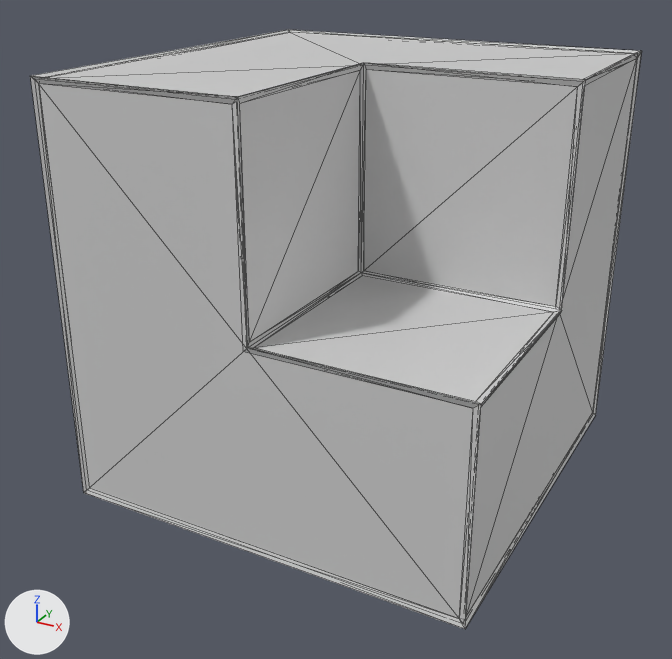
The COLLADA model res/modals/shapes/stairsCornerIn.dae as it was, and as the next commit left it.
Camera for both pictures: a camera (50 mm lens) standing at (0.989, -1.923, 0.797) and looking at (-0.026, -0.077, -0.126). The axes (+X, +Y, +Z) are drawn at lower left. The lights are the same throughout. Mesh edges are drawn as thin lines.

The first picture shows 'Shape', 'WireFrame'.
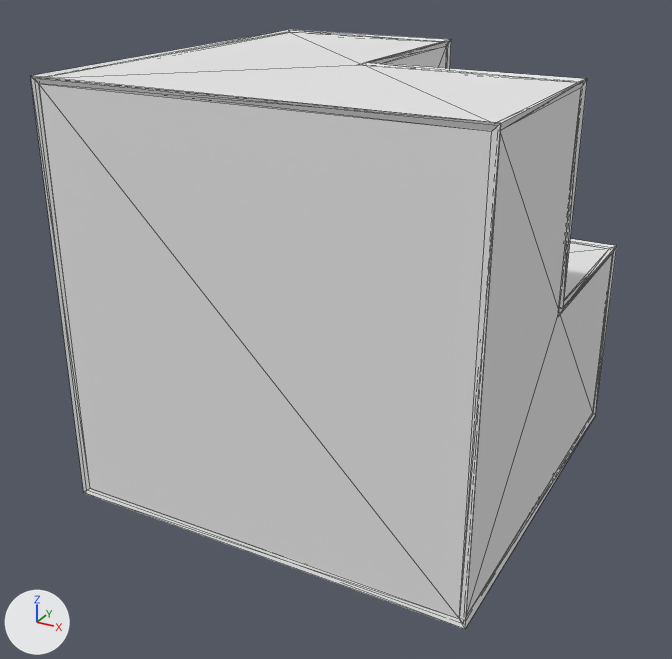
Diff of the bpy script that builds the scene:
```diff
--- a/res/modals/shapes/stairsCornerIn.dae.py
+++ b/res/modals/shapes/stairsCornerIn.dae.py
@@ mat_material @@
 mat_material = principled_material('Material')
-mat_material.base_color = (0.64, 0.64, 0.64)  # light grey #d1d1d1
-mat_material.roughness = 0.44
+mat_material.base_color = (0.8, 0.8, 0.8)  # white #e7e7e7
+mat_material.roughness = 0.9
@@ me_cube_002 @@
 me_cube_002.from_pydata(...)  # 70 vertices, 168 faces; spans x -0.506..0.506, y -0.506..0.506, z -0.506..0.506
 # used by ob_wireframe; location = (0.0, 0.0, 0.0)
+# me_cube_002 part 1
+# 22 vertices are removed from x -0.01..0.506, y -0.506..0.506, z -0.01..0.506
+# 134 faces are deleted
+# 4 vertices in x 0.006..0.506, y -0.006, z 0.006..0.506 move by (0.0, 0.012, 0.0)
+# 4 vertices in x 0.0..0.49, y -0.01, z 0.0..0.49 move by (0.0, 0.02, 0.0)
+# 3 vertices in x -0.006..0.494, y 0.006, z -0.006..0.494 move by (0.0, -0.012, 0.0)
+# 3 vertices in x -0.01..0.5, y 0.01, z -0.01..0.5 move by (0.0, -0.02, 0.0)
+# 14 vertices are added at x -0.01..0.506, y -0.506..0.5, z -0.01..0.506
+# 8 new vertices lie (0.0, 0.5, 0.0) away from vertices in x -0.01..0.506, y -0.006..0.01, z -0.01..0.506
+# 134 new faces join them
+# me_cube_002 part 2: 57 faces spanning x -0.506..0.506, y -0.506..0.506, z -0.506..0.506 switch from mat_material_002 (light grey #d1d1d1) to mat_material (white #e7e7e7)
@@ me_cube @@
 me_cube.from_pydata(...)  # 14 vertices, 24 faces; spans x -0.5..0.5, y -0.5..0.5, z -0.5..0.5
 # used by ob_shape; location = (0.0, 0.0, 0.0)
+# me_cube part 3: the whole mesh is turned 90 degrees about the z axis through its middle
 me_cube.materials.append(mat_material)
```

Boxes [x1, y1, x2, y2] around the edits, measured in the pictures (672 x 659 px; the box of a moved part takes in the faces that stretch with it):
'Shape', surface changed, recoloured, mesh turned
    before: [39, 32, 637, 618]
    after: [39, 32, 613, 618]
'WireFrame', surface changed, recoloured, reshaped
    before: [30, 30, 642, 629]
    after: [30, 30, 617, 629]
part 1 of me_cube_002, moved or reshaped
    before: [30, 30, 642, 629]
    after: [30, 30, 617, 629]
part 2 of me_cube_002, recoloured (grey to white)
    both: [84, 488, 465, 629]
